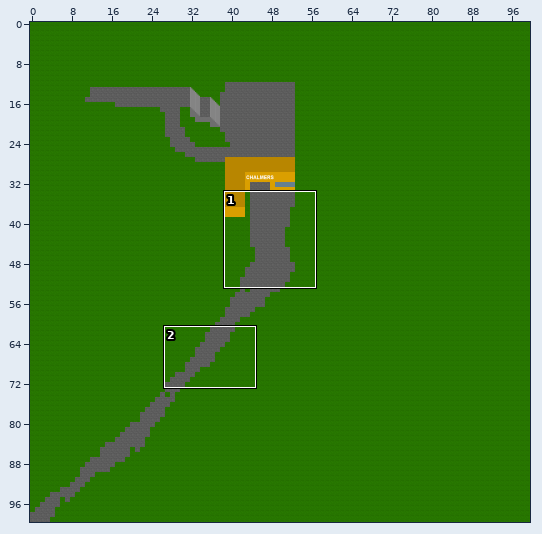
An edit to a level. Tiled map, assets/maps/johanneberg.tmx. Above: a wide view before the commit, with the close-up outlined.
Close-up. The starting point:
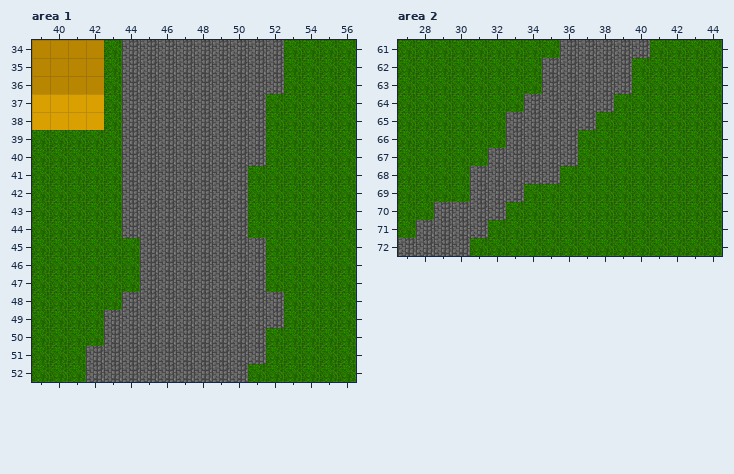
Cells are 32x32 px. Shown: area 1 x 39..56, y 34..52; area 2 x 27..44, y 61..72. The commit also changed other parts of the map, which this record leaves out.
The result:
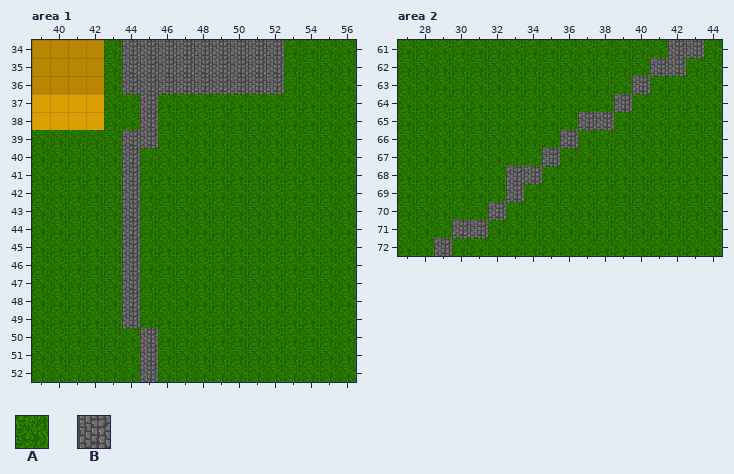
Key: from "grass-tiles": A 4; from "stone": B 0.
_ is an empty cell.
What changed:
Layer "ground", area 1:
y 45..47: x 44 A -> B
Layer "buildingRoof", area 1:
y 37..38: x 44 B -> _; x 46..51 BBBBBB -> ______
y 39: x 46..51 BBBBBB -> ______
y 40: x 45..51 BBBBBBB -> _______
y 41..44: x 45..50 BBBBBB -> ______
y 45..47: x 45..51 BBBBBBB -> _______
y 48: x 45..52 BBBBBBBB -> ________
y 49: x 43 B -> _; x 45..52 BBBBBBBB -> ________
y 50: x 43..44 BB -> __; x 46..51 BBBBBB -> ______
y 51: x 42..44 BBB -> ___; x 46..51 BBBBBB -> ______
y 52: x 42..44 BBB -> ___; x 46..50 BBBBB -> _____
Layer "ground", area 2:
y 61: x 42..43 AA -> BB
y 62: x 41..42 AA -> BB
y 63: x 40 A -> B
y 64: x 39 A -> B
y 65: x 38 A -> B
Layer "buildingRoof", area 2:
y 61: x 36..40 BBBBB -> _____
y 62..63: x 35..39 BBBBB -> _____
y 64: x 34..38 BBBBB -> _____
y 65: x 33..36 BBBB -> ____
y 66: x 33..35 BBB -> ___
y 67: x 32..34 BBB -> ___; x 36 B -> _
y 68: x 31..32 BB -> __; x 35 B -> _
y 69: x 31..32 BB -> __
y 70: x 29..31 BBB -> ___
y 71: x 28..29 BB -> __
y 72: x 27..28 BB -> __; x 30 B -> _
Boxes around the changes in both close-ups, in picture pixels (x1, y1, x2, y2):
changed: (86, 94, 284, 382)
changed: (398, 40, 704, 256)
